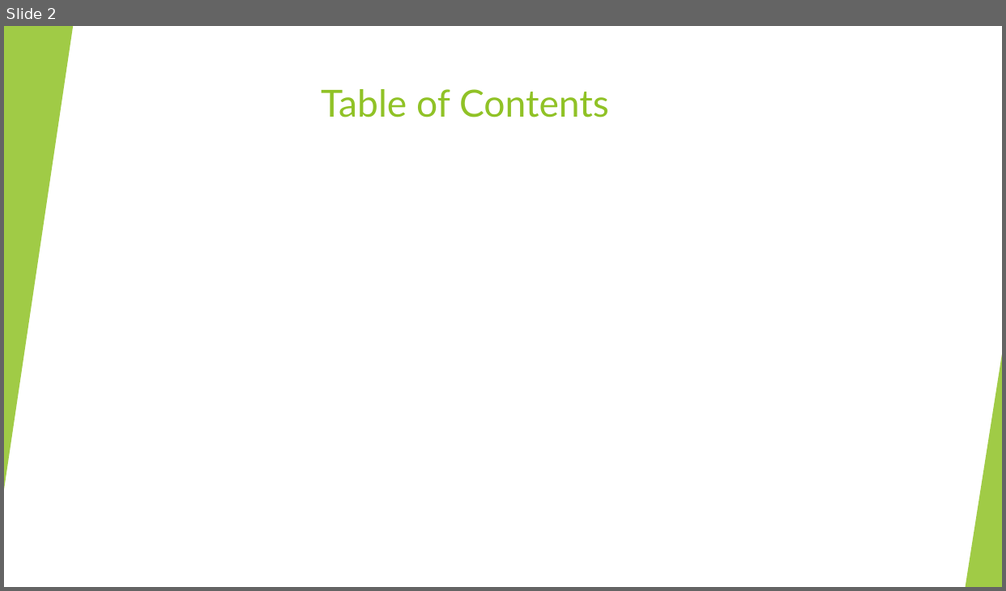
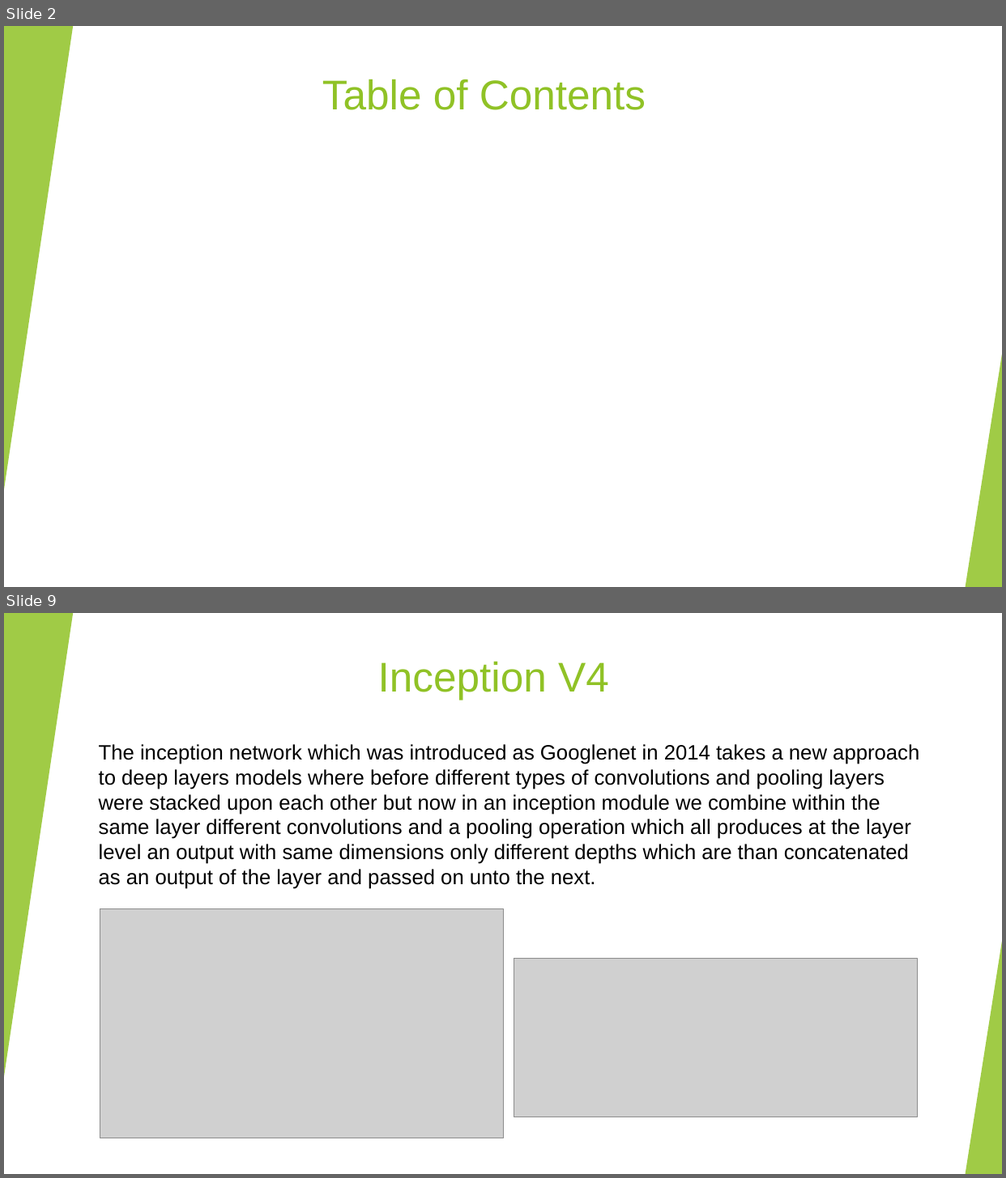
Before and after one commit to Shenhav26/Final_project, a slide deck: capstone project phase A.pptx. Shown one above the other, each under a label of ours: slide 2 before the commit, slides 2 and 9 after it; the slides between them are not shown. The pictures are 1006x591 and 1006x1178 pixels, drawn with LibreOffice and Linux fonts; fonts in the diff are those of the drawing; grey boxes stand for pictures. Boxes give left, top, right and bottom in pixels: in the first picture for what was removed or moved away, otherwise in the second. Text is boxed around its words. In the diff, an @@ line names an element or a change of style, - is before the commit and + after.

```diff
--- a/capstone project phase A.pptx
+++ b/capstone project phase A.pptx
@@ slide 9 added at bbox=[4, 613, 1002, 1174], background #FFFFFF; not listed: 10 template elements that a slide beside it also shows @@
@@ rectangle added at bbox=[4, 613, 1002, 1174], fill #FFFFFF @@
@@ triangle added at bbox=[4, 613, 73, 1077], fill #90C226 at 85% opacity @@
@@ title added at bbox=[378, 661, 609, 700], 40 pt, text #90C226 @@
+Inception V4
@@ text added at bbox=[99, 744, 919, 889], 20 pt, text #000000 @@
+The inception network which was introduced as Googlenet in 2014 takes a new approach to deep layers models where before different types of convolutions and pooling layers were stacked upon each other but now in an inception module we combine within the same layer different convolutions and a pooling operation which all produces at the layer level an output with same dimensions only different depths which are than concatenated as an output of the layer and passed on unto the next.
@@ picture added at bbox=[100, 909, 503, 1138] @@
@@ triangle added at bbox=[965, 942, 1002, 1174], fill #90C226 at 85% opacity @@
@@ picture added at bbox=[514, 959, 918, 1118] @@
@@ slide 2 changed as well @@
@@ title "Table of Contents": place and size @@
-title "Table of Contents" at bbox=[321, 89, 609, 118]
+title "Table of Contents" at bbox=[322, 79, 646, 110]
@@ title "Table of Contents" at bbox=[322, 79, 646, 110]: size 36 to 40 pt, font Lato to Arial @@
```
Also in this commit, not shown: 5 other slides changed, 9 other slides added.
